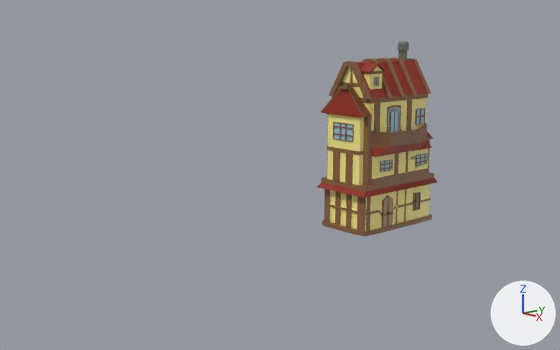
A saved change to the Blender file CoTyPhu_Prototype/Assets/3DModels/Building_LV4_Shop.blend.
Before and after are seen from a 50 mm camera at (17.29, -18.06, 6.67) aimed at (-1.03, -2.03, 1.98). The axes (+X, +Y, +Z) are drawn at lower right. The lights are the same throughout.

The older version as bpy lines, for what is in view:
```python
me_plane = bpy.data.meshes.new('Plane')
me_plane.from_pydata(...)  # 3919 vertices, 3891 faces; spans x -1.08..1.12, y -1.09..1.08, z 0.04..6.12
me_plane.materials.append(mat_material_001)  # picture img_imphenziapalette01_png
ob_lv4 = bpy.data.objects.new('LV4', me_plane)
ob_lv4.location = (0.0, 1.52, 0.0)
ob_lv4.scale = (1.0, 1.73, 1.0)
```
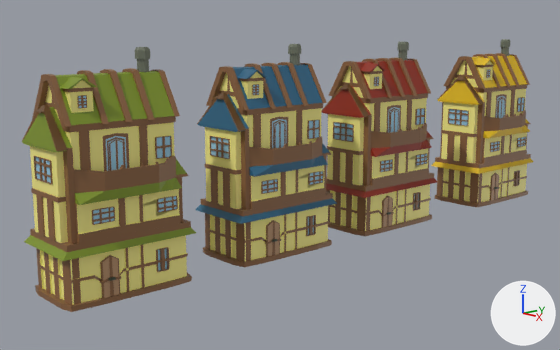
Location of each change, (x1, y1, x2, y2) in pixels of the pictures (560 x 350 px):
'LV4_Green', added: after (22, 47, 196, 312)
'LV4_Blue', added: after (195, 44, 337, 267)
'LV4_Yellow', added: after (431, 39, 533, 207)

The change in detail:
Mesh me_plane_003 is new.
It has 3919 vertices, 3891 faces and spans x -1.08..1.12, y -1.09..1.08, z 0.04..6.12.
It uses material mat_material_001 (picture img_imphenziapalette01_png).
Mesh me_plane_002 is new.
It has 3919 vertices, 3891 faces and spans x -1.08..1.12, y -1.09..1.08, z 0.04..6.12.
It uses material mat_material_001 (picture img_imphenziapalette01_png).
Mesh me_plane_001 is new.
It has 3919 vertices, 3891 faces and spans x -1.08..1.12, y -1.09..1.08, z 0.04..6.12.
It uses material mat_material_001 (picture img_imphenziapalette01_png).
Object 'LV4_Yellow' (ob_lv4_yellow) is new; it shows me_plane_003.
Its location is (0.0, 7.63, 0.0).
Its scale is (1.0, 1.73, 1.0).
Object 'LV4_Green' (ob_lv4_green) is new; it shows me_plane_002.
Its location is (0.0, -8.62, 0.0).
Its scale is (1.0, 1.73, 1.0).
Object 'LV4_Blue' (ob_lv4_blue) is new; it shows me_plane_001.
Its location is (0.0, -3.42, 0.0).
Its scale is (1.0, 1.73, 1.0).
